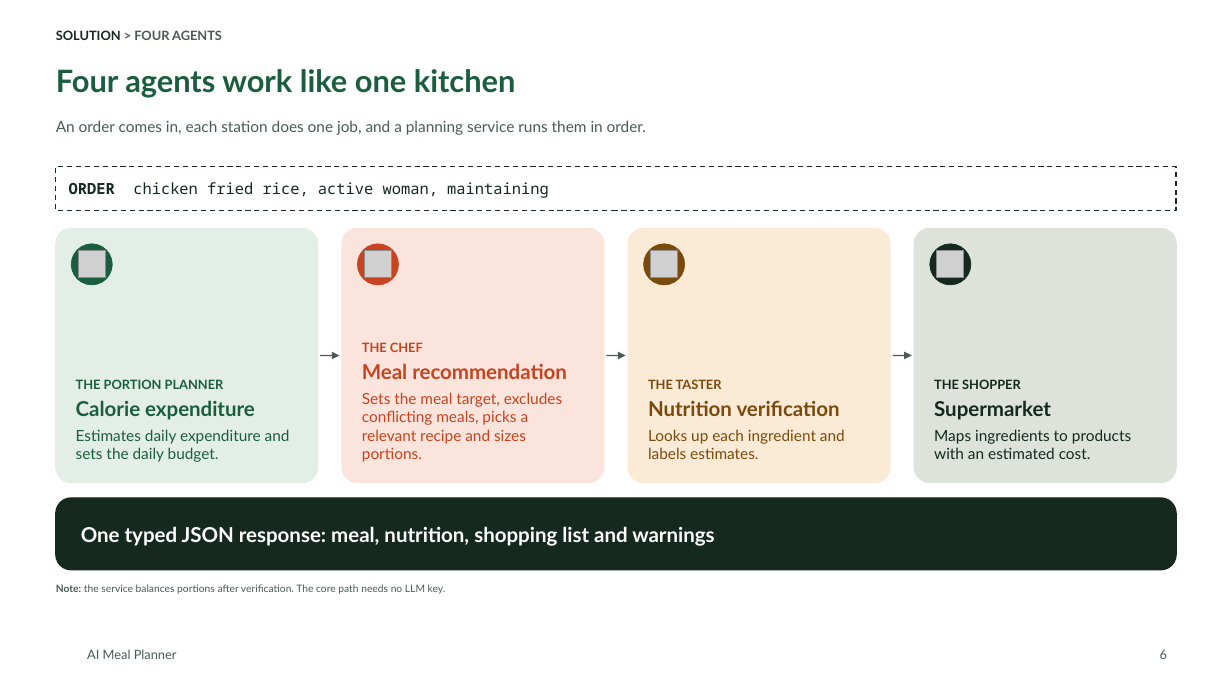
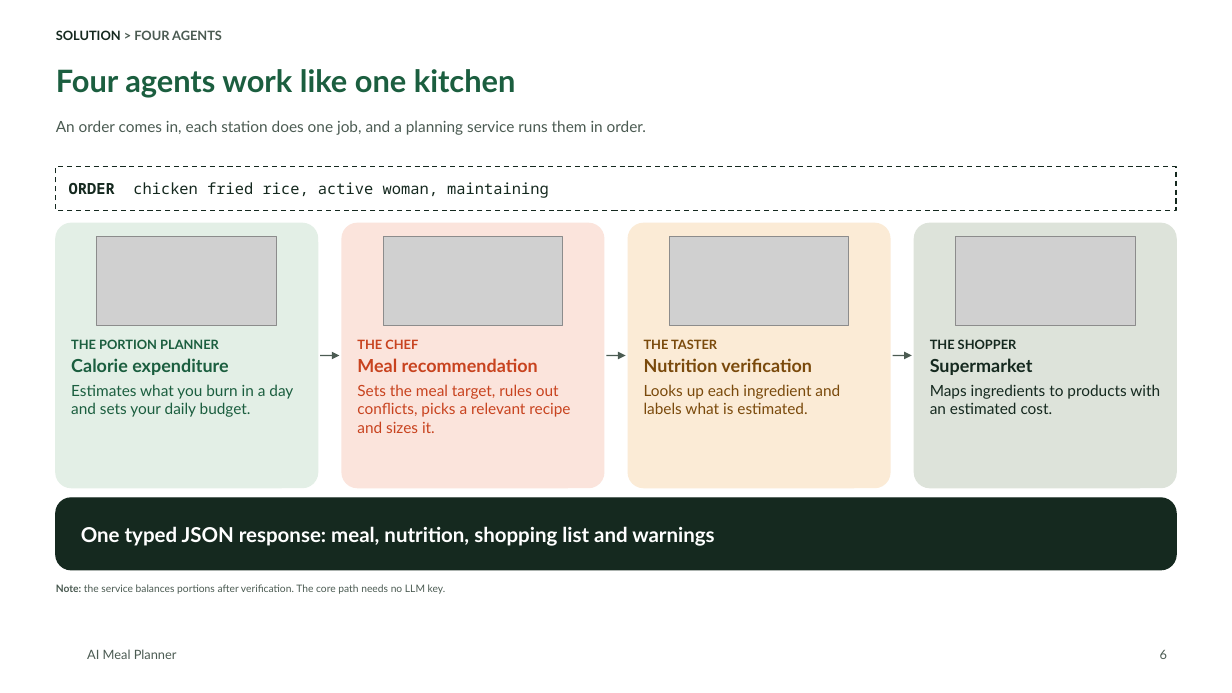
Before and after one commit to tuannm3812/ai-meal-planner, a slide deck: slide 6 of docs/showcase/ai-meal-planner-deck.pptx. Drawn at 1232x693 pixels with LibreOffice and Linux fonts; fonts in the diff are those of the drawing; grey boxes stand for pictures; background and template pictures are left out. Boxes give left, top, right and bottom in pixels: in the first picture for what was removed or moved away, otherwise in the second. Text is boxed around its words. In the diff, an @@ line names an element or a change of style, - is before the commit and + after.

```diff
--- a/docs/showcase/ai-meal-planner-deck.pptx
+++ b/docs/showcase/ai-meal-planner-deck.pptx
@@ rounded rectangle: place and size @@
-rounded rectangle at <box>55,228,317,482</box>
+rounded rectangle at <box>55,224,317,488</box>
@@ picture added at <box>97,237,276,326</box> @@
@@ rounded rectangle: place and size @@
-rounded rectangle at <box>342,228,604,482</box>
+rounded rectangle at <box>342,224,604,488</box>
@@ picture added at <box>384,237,563,326</box> @@
@@ rounded rectangle: place and size @@
-rounded rectangle at <box>628,228,890,482</box>
+rounded rectangle at <box>628,224,890,488</box>
@@ picture added at <box>669,237,848,326</box> @@
@@ proportions changed in 4 elements at <box>55,224,317,488</box>, <box>342,224,604,488</box>, <box>628,224,890,488</box>, <box>915,224,1177,488</box> @@
@@ rounded rectangle: place and size @@
-rounded rectangle at <box>915,228,1177,482</box>
+rounded rectangle at <box>915,224,1177,488</box>
@@ picture added at <box>956,237,1135,326</box> @@
@@ ellipse removed at <box>71,244,112,285</box> @@
@@ picture removed at <box>79,250,105,277</box> @@
@@ ellipse removed at <box>358,244,398,285</box> @@
@@ picture removed at <box>364,250,391,277</box> @@
@@ ellipse removed at <box>644,244,685,285</box> @@
@@ picture removed at <box>651,250,677,277</box> @@
@@ ellipse removed at <box>930,244,970,285</box> @@
@@ picture removed at <box>937,250,964,277</box> @@
@@ text added at <box>71,339,293,417</box>, 12 pt, text #1B5E3F @@
+THE PORTION PLANNER
+Calorie expenditure
+Estimates what you burn in a day and sets your daily budget.
@@ text added at <box>357,339,570,433</box>, 12 pt, text #C8431F @@
+THE CHEF
+Meal recommendation
+Sets the meal target, rules out conflicts, picks a relevant recipe and sizes it.
@@ text in rounded rectangle at <box>362,342,567,462</box>: text removed @@
-THE CHEF
-Meal recommendation
-Sets the meal target, excludes conflicting meals, picks a relevant recipe and sizes portions.
@@ text added at <box>644,339,840,414</box>, 12 pt, text #7A4A0C @@
+THE TASTER
+Nutrition verification
+Looks up each ingredient and labels what is estimated.
@@ text added at <box>930,339,1160,414</box>, 12 pt, text #15291F @@
+THE SHOPPER
+Supermarket
+Maps ingredients to products with an estimated cost.
@@ text in rounded rectangle at <box>76,379,290,462</box>: text removed @@
-THE PORTION PLANNER
-Calorie expenditure
-Estimates daily expenditure and sets the daily budget.
@@ text in rounded rectangle at <box>648,379,845,459</box>: text removed @@
-THE TASTER
-Nutrition verification
-Looks up each ingredient and labels estimates.
@@ text in rounded rectangle at <box>934,379,1131,459</box>: text removed @@
-THE SHOPPER
-Supermarket
-Maps ingredients to products with an estimated cost.
```
Also in this commit, not shown: 1 other slide changed, 10 other files.
